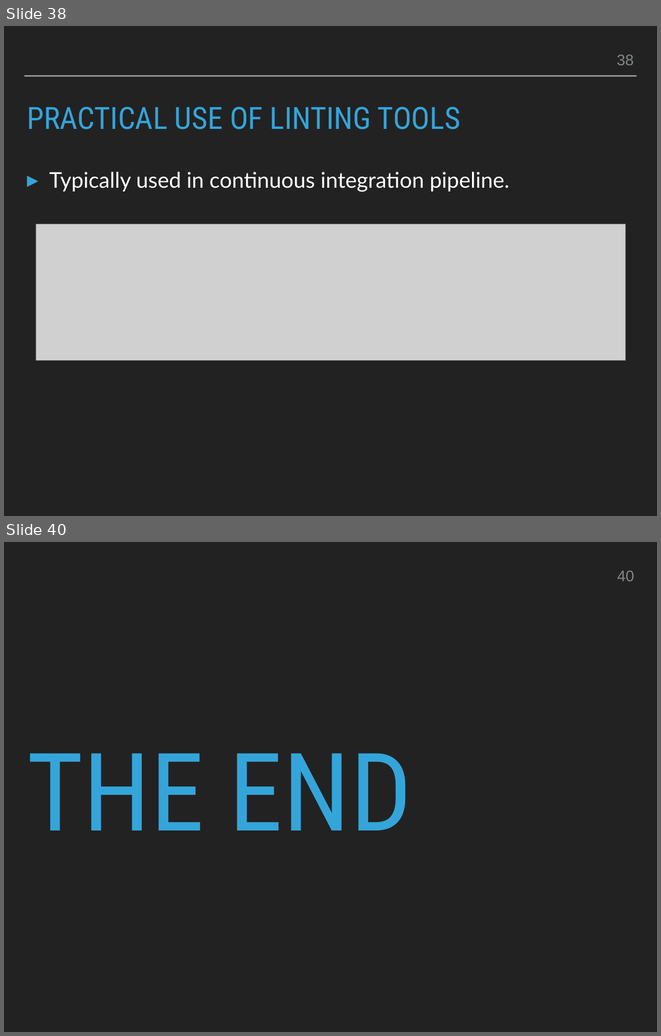
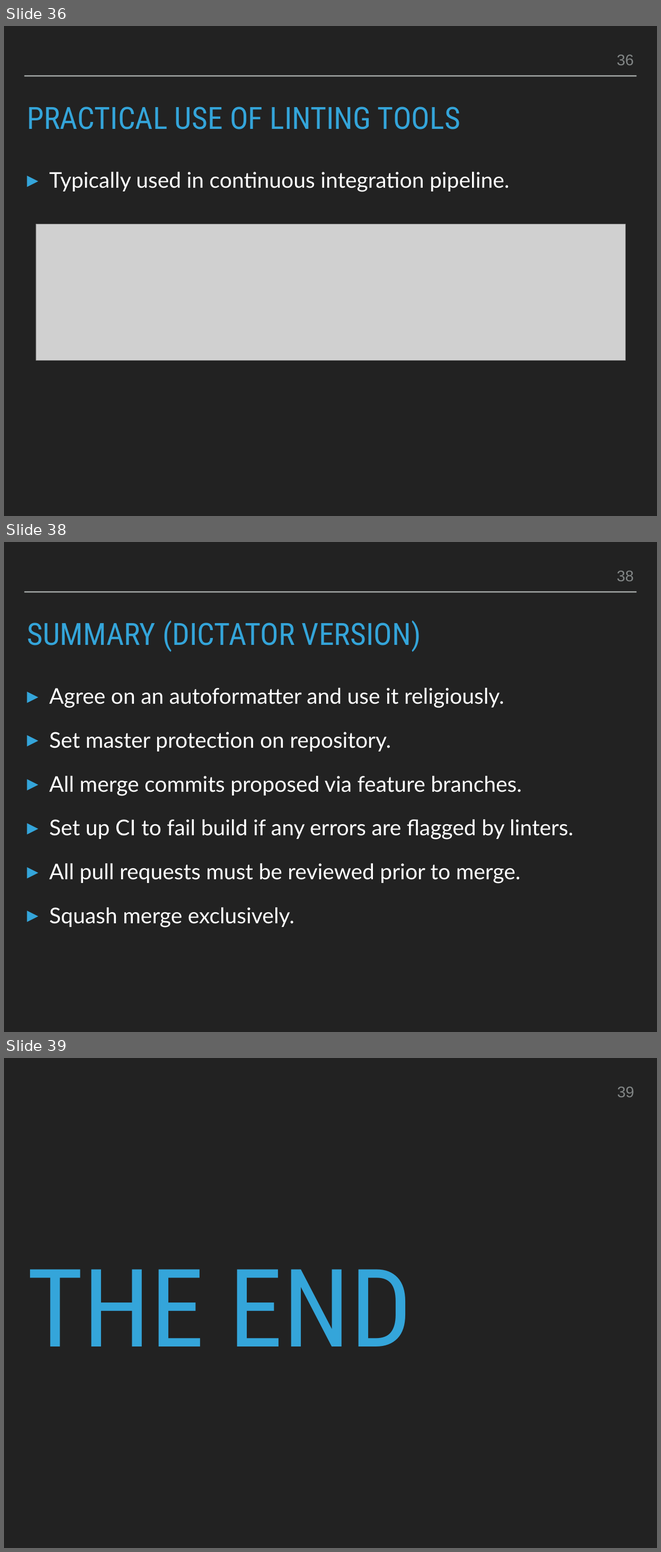
Before and after one commit to smu095/presentations, a slide deck: python101/slides/python101.pptx. Shown one above the other, each under a label of ours: slides 38 and 40 before the commit, slides 36, 38 and 39 after it; the slides between them are not shown. The pictures are 661x1036 and 661x1552 pixels, drawn with LibreOffice and Linux fonts; fonts in the diff are those of the drawing; grey boxes stand for pictures. Boxes give left, top, right and bottom in pixels: in the first picture for what was removed or moved away, otherwise in the second. Text is boxed around its words. In the diff, an @@ line names an element or a change of style, - is before the commit and + after.

```diff
--- a/python101/slides/python101.pptx
+++ b/python101/slides/python101.pptx
@@ slide 38 added at [4,542,657,1032], background #222222; not listed: 1 template element that a slide beside it also shows @@
@@ page number added at [617,571,634,581], 24 pt, text #838787 @@
+38
@@ title added at [27,620,421,652], 48 pt, text #34A5DA @@
+SUMMARY (DICTATOR VERSION)
@@ text added at [49,688,573,927], 34 pt, text #FFFFFF @@
+▸ Agree on an autoformatter and use it religiously.
+▸ Set master protection on repository.
+▸ All merge commits proposed via feature branches.
+▸ Set up CI to fail build if any errors are flagged by linters.
+▸ All pull requests must be reviewed prior to merge.
+▸ Squash merge exclusively.
@@ what was slide 38 is now slide 36 @@
@@ page number at [617,55,634,65]: text changed @@
-38
+36
@@ what was slide 40 is now slide 39 @@
@@ page number at [617,1087,634,1097]: text changed @@
-40
+39
```
Also in this commit, not shown: 8 slides changed, 1 other slide added, 3 slides removed, 1 other file.
